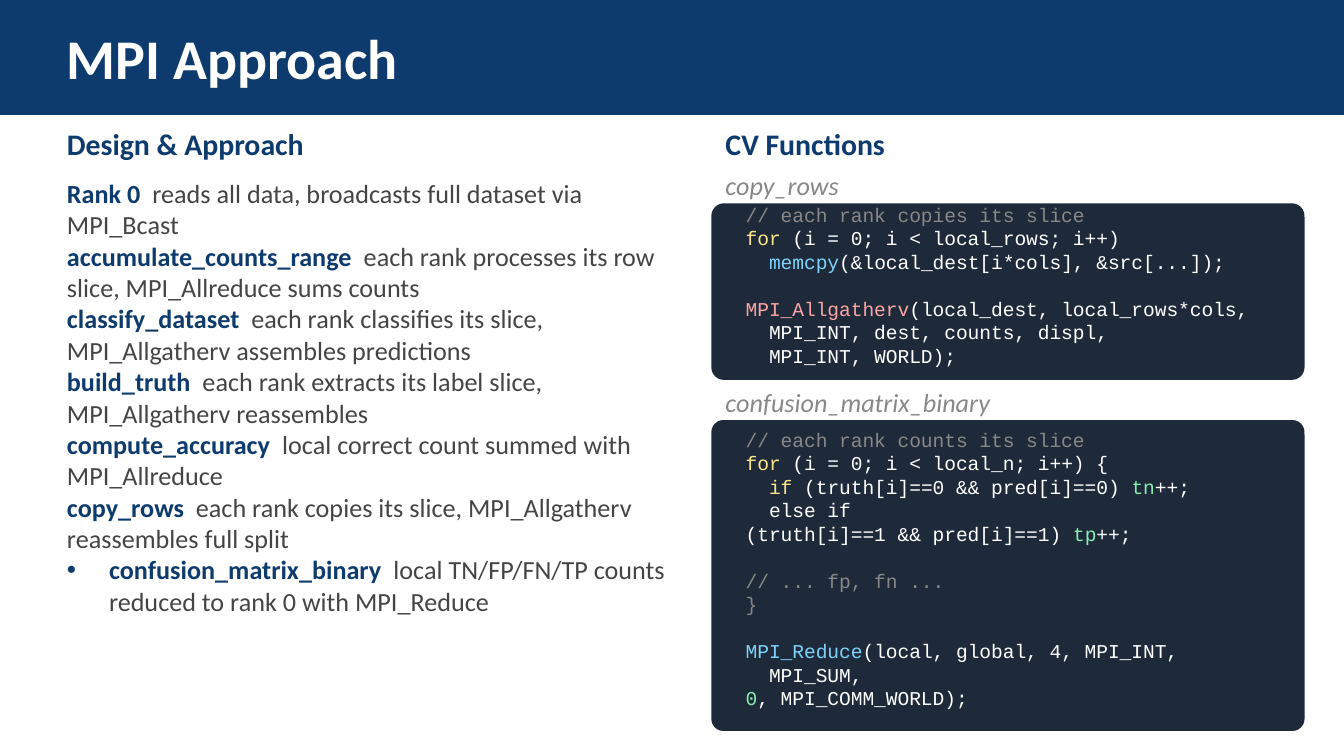
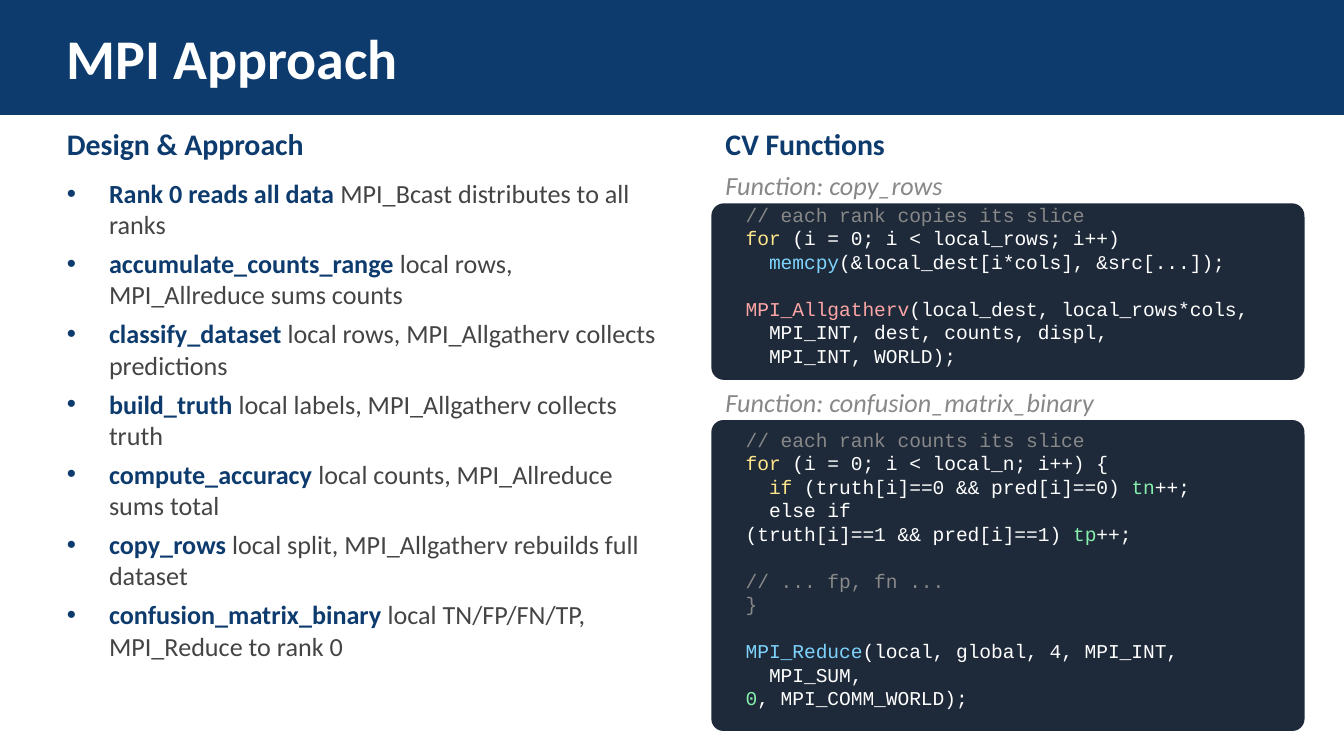
Before and after one commit to jhffmn82/IT388_parallel_processing_bayesian_classifier, a slide deck: slide 7 of IT388_ParallelNaiveBayes_Final.pptx. Drawn at 1344x756 pixels with LibreOffice and Linux fonts; fonts in the diff are those of the drawing. Boxes give left, top, right and bottom in pixels: in the first picture for what was removed or moved away, otherwise in the second. Text is boxed around its words. In the diff, an @@ line names an element or a change of style, - is before the commit and + after.

```diff
--- a/IT388_ParallelNaiveBayes_Final.pptx
+++ b/IT388_ParallelNaiveBayes_Final.pptx
@@ text at [725,177,942,199]: text changed @@
-copy_rows
+Function: copy_rows
@@ text at [109,184,656,660]: text changed @@
-• Rank 0 reads all data, broadcasts full dataset via MPI_Bcast
-  accumulate_counts_range each rank processes its row slice, MPI_Allreduce sums counts
-  classify_dataset each rank classifies its slice, MPI_Allgatherv assembles predictions
-  build_truth each rank extracts its label slice, MPI_Allgatherv reassembles
-  compute_accuracy local correct count summed with MPI_Allreduce
-  copy_rows each rank copies its slice, MPI_Allgatherv reassembles full split
-  confusion_matrix_binary local TN/FP/FN/TP counts reduced to rank 0 with MPI_Reduce
+• Rank 0 reads all data MPI_Bcast distributes to all ranks
+• accumulate_counts_range local rows, MPI_Allreduce sums counts
+• classify_dataset local rows, MPI_Allgatherv collects predictions
+• build_truth local labels, MPI_Allgatherv collects truth
+• compute_accuracy local counts, MPI_Allreduce sums total
+• copy_rows local split, MPI_Allgatherv rebuilds full dataset
+• confusion_matrix_binary local TN/FP/FN/TP, MPI_Reduce to rank 0
@@ text at [725,394,1093,416]: text changed @@
-confusion_matrix_binary
+Function: confusion_matrix_binary
```
Also in this commit, not shown: 7 other slides changed, 4 other files.
